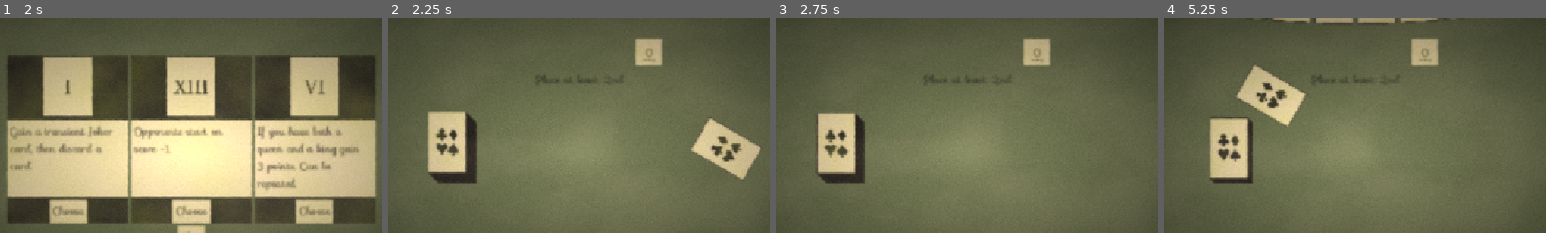
Above: before the commit, frames 1-4 (left to right).
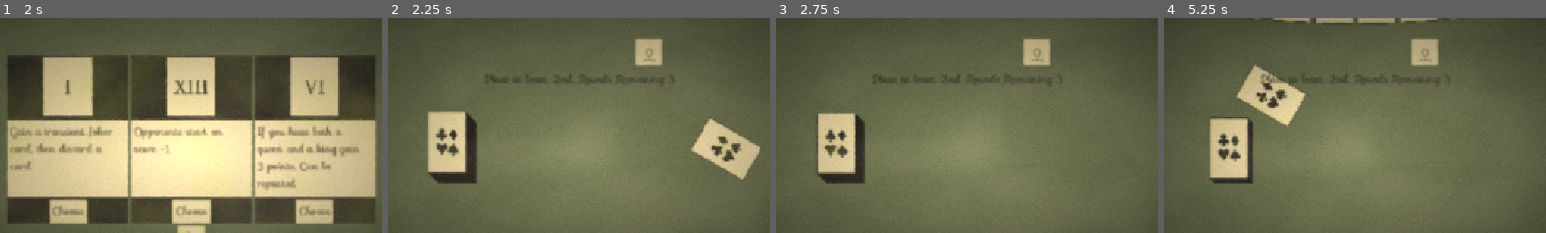
Above: after the commit, the same moments.

Repository: CMurtagh-LGTM/brackeys25.2
Game: Godot game, scene res://Main.tscn
Same seed, same stepped clock (60 frames per second), same inputs: the game is played once before the commit and once after it.
Inputs (mouse positions are % of the whole screen's width and height, from its top left):
- Up to frame 1 (2 s): click "Start" at 0.5 s; click "Start" at 1.25 s
- Up to frame 2 (2.25 s): click "Skip" at 2 s
- Up to frame 3 (2.75 s): no input
- Up to frame 4 (5.25 s): move the mouse to (34, 50) at 2.77 s; click (34, 50) at 2.92 s; move the mouse to (34, 50) at 3.52 s; click (34, 50) at 3.67 s; move the mouse to (34, 50) at 4.27 s; click (34, 50) at 4.42 s; move the mouse to (34, 50) at 5.02 s; click (34, 50) at 5.17 s
The pictures show only the part of the screen within x 25-75%, y 19-69%; the shares and areas given below are measured in that part.

Frame 1 is identical in both runs. In frame 2, 0.2% of the frame differs, in the area x 25-75%, y 26-31%; in frame 3, 0.2%; in frame 4, 0.3%, in the area x 25-75%, y 25-31%.

Commit message:
rounds remain and card order labels

Diff:
--- a/GameManager/GameManager.gd
+++ b/GameManager/GameManager.gd
@@ -17,8 +17,10 @@
 @onready var _total_bid_label: Label = $BidInfo/Total/Label
 @onready var _call_info: Label = $BidInfo/CallInfo
 @onready var _win_condition: Node2D = $WinCondition
-@onready var _win_condition_label: Label = $WinCondition/Label
+@onready var _win_condition_label: Label = %WinConditionLabel
+@onready var _remaining_rounds_label: Label = %RemainingRounds
 @onready var _triumph_chooser: TriumphChooser = $TriumphChooser
+@onready var _deck_order_label: Label = %DeckOrder
 @onready var _origin: Node2D = $Origin
 
 @onready var _pips: Array[Sprite2D] = [$Pips/Pip0, $Pips/Pip1, $Pips/Pip2, $Pips/Pip3, $Pips/Pip4]
@@ -114,8 +116,6 @@
 		add_child(hand)
 		hand.play.connect(_on_hand_play)
 
-	_on_viewport_resize()
-
 	_start_game()
 
 func _calculate_triumph_game_state() -> TriumphGameState:
@@ -136,6 +136,7 @@
 	_deals_remaining = _deal_count
 
 	_win_condition_label.text = _win_condition_text
+	_deck_order_label.text = _deck_info.deck_order
 
 	_next.visible = false
 	_bid_info.visible = false
@@ -165,6 +166,7 @@
 	for triumph: Triumph in _triumphs:
 		triumph.apply_game_modifier(_calculate_triumph_game_state())
 
+	call_deferred("_on_viewport_resize")
 	_deal()
 
 func _end_game() -> void:
@@ -179,6 +181,8 @@
 
 func _deal() -> void:
 	_deals_remaining -= 1
+
+	_remaining_rounds_label.text = str(_deals_remaining + 1)
 
 	_game_state.set_trump(null);
 	_hands[_dealer].set_is_dealer()
@@ -375,6 +379,7 @@
 	_bid_info.position = globals.viewport_center()
 	_discard_pile.position = globals.viewport_center() + _discard_pile_position_offset
 	_win_condition.position = globals.viewport_center() + _win_condition_position_offset
+	_deck_order_label.position = globals.viewport_size - _deck_order_label.size
 	_origin.position = globals.viewport_center()
 
 	if _turnup:
--- a/GameManager/GameManager.tscn
+++ b/GameManager/GameManager.tscn
@@ -159,21 +159,39 @@
 [node name="WinCondition" type="Node2D" parent="."]
 position = Vector2(576, 224)
 
-[node name="Label" type="Label" parent="WinCondition"]
+[node name="HBoxContainer" type="HBoxContainer" parent="WinCondition"]
 anchors_preset = 8
 anchor_left = 0.5
 anchor_top = 0.5
 anchor_right = 0.5
 anchor_bottom = 0.5
 offset_left = -41.0
-offset_top = -13.5
+offset_top = -20.0
 offset_right = 41.0
-offset_bottom = 13.5
+offset_bottom = 20.0
 grow_horizontal = 2
 grow_vertical = 2
+alignment = 1
+
+[node name="WinConditionLabel" type="Label" parent="WinCondition/HBoxContainer"]
+unique_name_in_owner = true
+layout_mode = 2
 text = "Score par: 1"
+
+[node name="Label" type="Label" parent="WinCondition/HBoxContainer"]
+layout_mode = 2
+text = " Rounds Remaining:"
+
+[node name="RemainingRounds" type="Label" parent="WinCondition/HBoxContainer"]
+unique_name_in_owner = true
+layout_mode = 2
 
 [node name="TriumphChooser" parent="." instance=ExtResource("10_nhcvl")]
 visible = false
 
+[node name="DeckOrder" type="Label" parent="."]
+unique_name_in_owner = true
+offset_right = 40.0
+offset_bottom = 27.0
+
 [node name="Origin" type="Node2D" parent="."]
--- a/Resources/Triumph/Hermit.tres
+++ b/Resources/Triumph/Hermit.tres
@@ -13,7 +13,7 @@
 [resource]
 script = ExtResource("1_3k10k")
 texture = ExtResource("3_jhn2d")
-description = "Discard 3 cards than draw 3 cards."
+description = "Discard 3 cards then draw 3 cards."
 exhausts = true
 action = SubResource("Resource_qv1fd")
 metadata/_custom_type_script = "uid://chanul83o6q5u"
